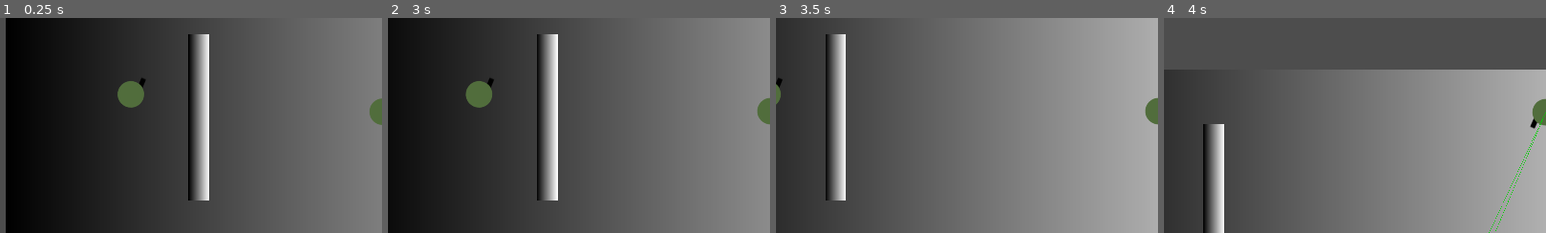
Above: before the commit, frames 1-4 (left to right).
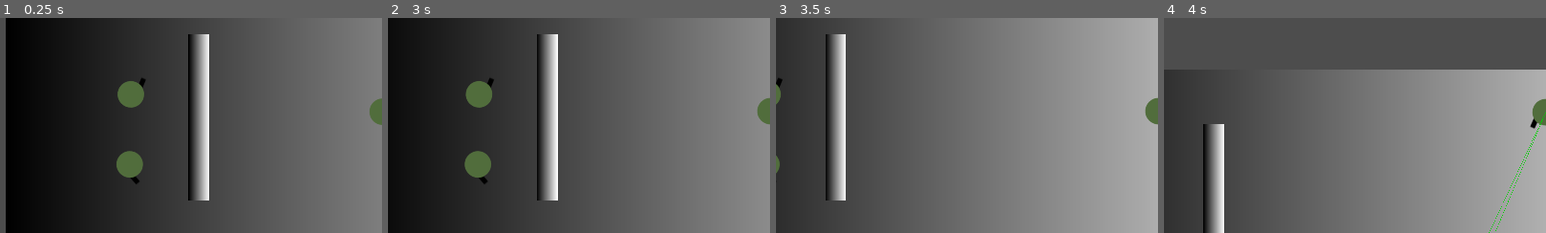
Above: after the commit, the same moments.

Repository: GrandOichii/neon-skies-godot
Game: Godot game, scene res://scenes/root.tscn
Two runs of this game, one before a commit and one after it. Both use one fixed random seed, a clock stepped at 60 frames per second and the inputs below.
Inputs (mouse positions are % of the whole screen's width and height, from its top left):
- Up to frame 1 (0.25 s): no input
- Up to frame 2 (3 s): tap Enter at 0.5, 2.75 s; move the mouse to (72, 45) at 0.52 s; hold D (right) 0.53-1.25 s; hold I (dev-im-toggle) 0.53-1.25 s; click (39, 14) at 1.27 s; tap Space (reload) at 2 s; move the mouse to (30, 55) at 2.02 s; hold S (down) 2.03-2.78 s; click (30, 55) at 2.1 s; move the mouse to (60, 28) at 2.77 s; hold D (right) from 2.78 s (still down); hold I (dev-im-toggle) from 2.78 s (still down)
- Up to frame 3 (3.5 s): keep holding D (right); keep holding I (dev-im-toggle)
- Up to frame 4 (4 s): move the mouse to (45, 70) at 3.52 s; release D (right) at 3.53 s; release I (dev-im-toggle) at 3.53 s; hold W (up) from 3.53 s (still down); click (45, 70) at 3.6 s
The pictures show only the part of the screen within x 0-50%, y 28-78%; the shares and areas given below are measured in that part.

The runs differ from the first frame. In frame 1, 0.7% of the frame differs, in the area x 30-38%, y 61-78%; in frame 2, 0.7%, in the area x 20-27%, y 61-78%; in frame 3, less than 0.1%; in frame 4, nothing differs.

Commit message:
Added method for reseting target in emey controller, added second Basic enemy to Root for testing

Diff:
--- a/enemies/controllers/EnemyController.gd
+++ b/enemies/controllers/EnemyController.gd
@@ -68,11 +68,17 @@
 
 	sprite.look_at(move_target)
 	nav_agent.set_velocity(vel)
+#	body.velocity = vel
+#	body.move_and_slide()
+
+func reset_target():
+	nav_agent.set_velocity(Vector2.ZERO)
 
 #
 # signal connections
 #
 
+# TODO not yet in use, has to be used with obstacles, although they don't seem to be working for me
 func _on_navigation_agent_2d_velocity_computed(safe_velocity: Vector2):
 	body.velocity = safe_velocity
 	body.move_and_slide()
--- a/enemies/controllers/behaviors/variations/Chase.gd
+++ b/enemies/controllers/behaviors/variations/Chase.gd
@@ -72,5 +72,6 @@
 	if _target != b:
 		return
 	controller.data[last_pos_var_name] = _target
+#	controller.move_target
 	_target = null
 	controller.set_state(on_lost)
--- a/enemies/controllers/behaviors/variations/Guard.gd
+++ b/enemies/controllers/behaviors/variations/Guard.gd
@@ -17,6 +17,9 @@
 func eb_physics_process(delta: float):
 	super.eb_physics_process(delta)
 
+func eb_start():
+	super.eb_start()
+
 #
 # signal connections
 #
--- a/enemies/controllers/behaviors/variations/InvestigateSound.gd
+++ b/enemies/controllers/behaviors/variations/InvestigateSound.gd
@@ -25,6 +25,7 @@
 func eb_physics_process(delta: float):
 	controller.move_towards_target()
 	if controller.nav_agent.is_target_reached() or controller.nav_agent.distance_to_target() < consider_reached_distance:
+		controller.reset_target()
 		controller.set_state(on_reached_point)
 
 #
--- a/scenes/root.tscn
+++ b/scenes/root.tscn
@@ -278,6 +278,12 @@
 [node name="NavigationAgent2D" parent="Enemies/Enemy" index="5"]
 radius = 10.6
 
+[node name="Basic" parent="Enemies" instance=ExtResource("15_p3qa3")]
+position = Vector2(-641, -124)
+
+[node name="Sprite2D" parent="Enemies/Basic" index="1"]
+rotation = 0.85587
+
 [node name="Navigation" type="Node" parent="."]
 
 [node name="NavigationRegion2D" type="NavigationRegion2D" parent="Navigation"]
@@ -298,3 +304,6 @@
 [editable path="Enemies/Enemy"]
 [editable path="Enemies/Enemy/Controller"]
 [editable path="Enemies/Enemy/Sprite2D/AttackController"]
+[editable path="Enemies/Basic"]
+[editable path="Enemies/Basic/Controller"]
+[editable path="Enemies/Basic/Sprite2D/AttackController"]
Not shown, changed: todo.txt
